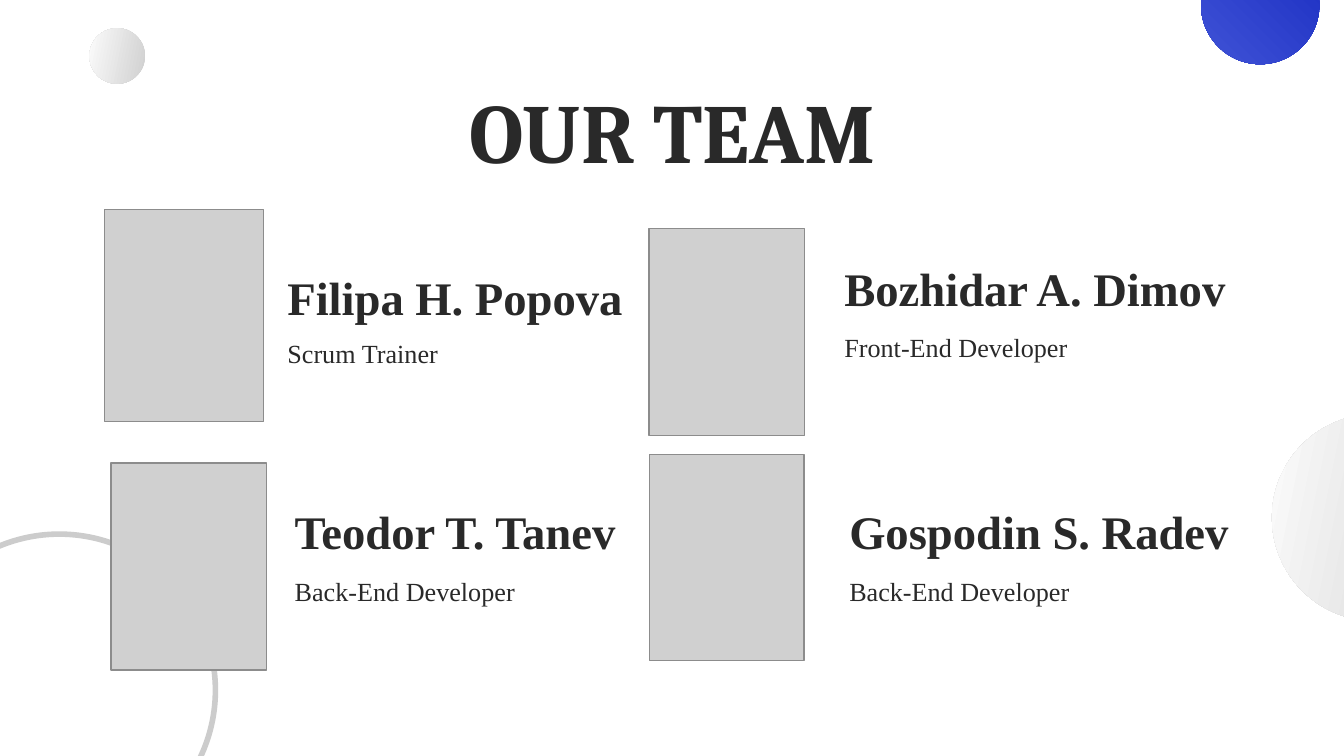
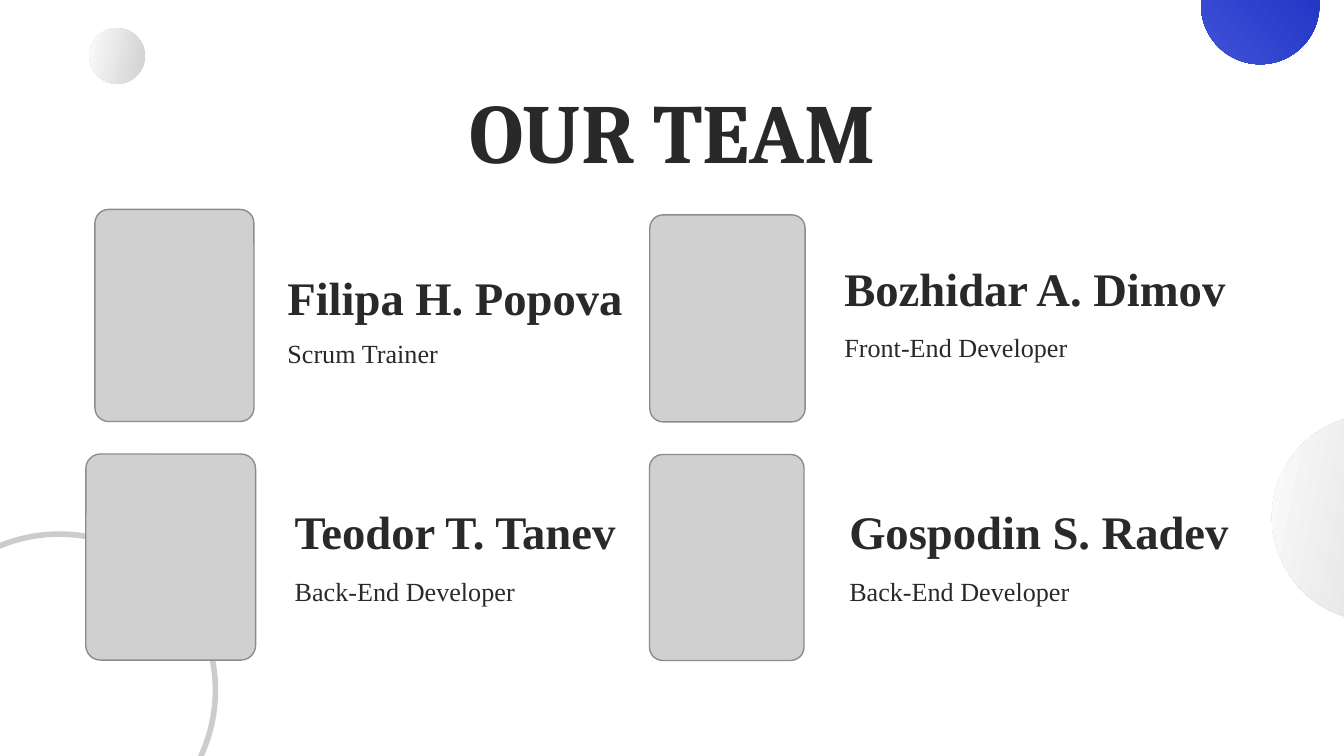
Before and after one commit to BADimov21/Horizon, a slide deck: slide 2 of docs/presentation/Horizon.pptx. Drawn at 1344x756 pixels with LibreOffice and Linux fonts; fonts in the diff are those of the drawing; grey boxes stand for pictures. Boxes give left, top, right and bottom in pixels: in the first picture for what was removed or moved away, otherwise in the second. Text is boxed around its words. In the diff, an @@ line names an element or a change of style, - is before the commit and + after.

```diff
--- a/docs/presentation/Horizon.pptx
+++ b/docs/presentation/Horizon.pptx
@@ picture: place and size @@
-picture at (105,210,263,422)
+picture at (95,210,254,422)
@@ picture: place and size @@
-picture at (649,228,805,435)
+picture at (649,215,805,422)
@@ picture: place and size @@
-picture at (112,464,267,671)
+picture at (86,454,255,660)
```
Also in this commit, not shown: 3 other slides changed, 14 other files.
